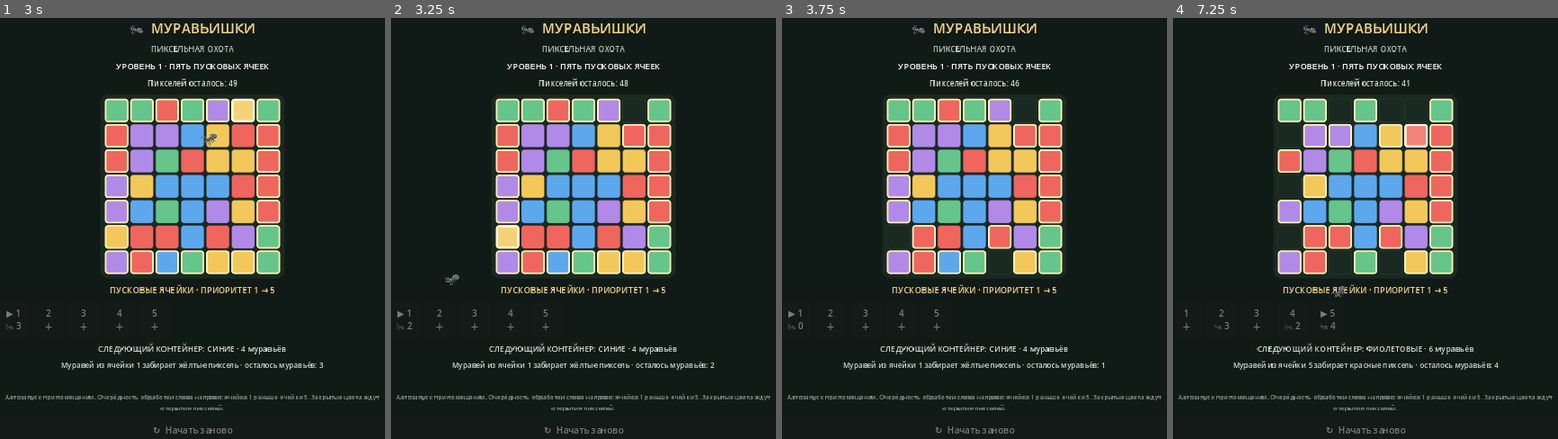
Above: before the commit, frames 1-4 (left to right).
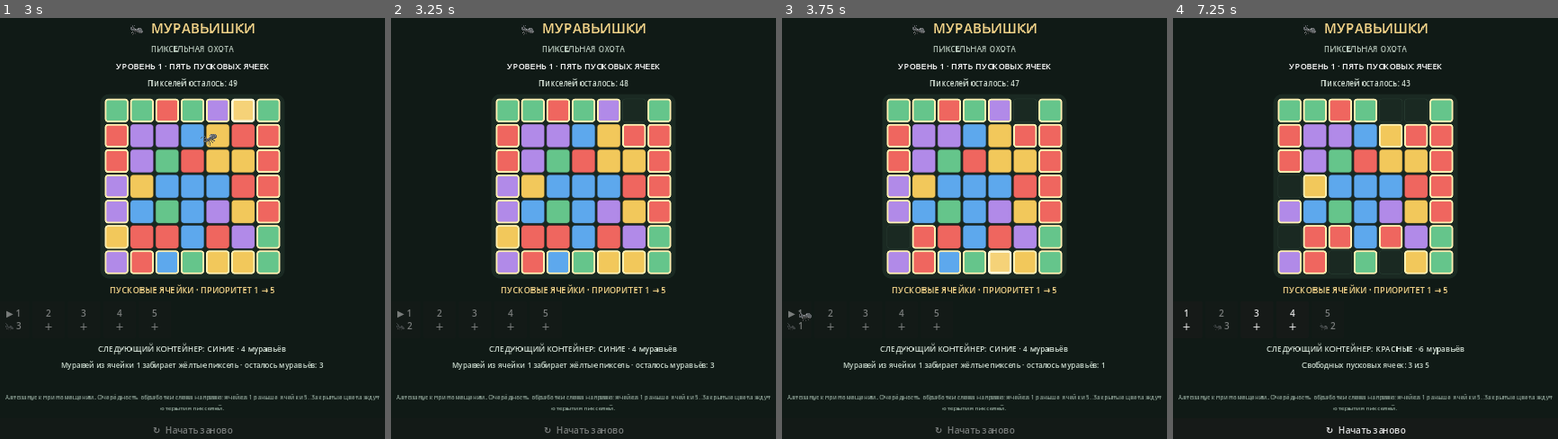
Above: after the commit, the same moments.

Repository: MaiklLX/Ants-Pixel-Hunt
Game: Godot game, scene res://scenes/main.tscn
The game is run twice, just before and just after one commit, with the same random seed, the same clock (stepped at 60 frames per second) and the same inputs.
Inputs (mouse positions are in pixels of both pictures, inside the frame that each line leads up to):
- Up to frame 1 (3 s): click "↻ Начать заново" at 0.5 s; click "↻ Начать заново" at 1.25 s; click "↻ Начать заново" at 2 s; click "1 ＋" at 2.75 s
- Up to frame 2 (3.25 s): no input
- Up to frame 3 (3.75 s): no input
- Up to frame 4 (7.25 s): click "2 ＋" at 4.25 s; click "3 ＋" at 5 s; click (1292, 321) at 5.75 s, where only the run before the commit has a clickable "4 ＋"; click "5 ＋" at 6.5 s

Frame 1 is identical in both runs. In frame 2, 0.4% of the frame differs, in the area x 14-85%, y 49-84%; in frame 3, 0.5%; in frame 4, 2.6%, in the area x 2-85%, y 14-99%.

Commit message:
KT-009: add pixel pickup pop effect

Diff:
--- a/scripts/main.gd
+++ b/scripts/main.gd
@@ -313,6 +313,7 @@
 				activity_text = "Муравей из ячейки %d забирает %s пиксель · осталось муравьёв: %d" % [i + 1, NAMES[str(container.color)].to_lower(), int(container.ants)]
 				_refresh()
 				await _animate_ant_to_pixel(i, target)
+				await _animate_pixel_pickup(target)
 				board[target.y][target.x] = ""
 				remaining -= 1
 				container.ants = int(container.ants) - 1
@@ -375,6 +376,21 @@
 	if is_instance_valid(ant):
 		ant.queue_free()
 
+
+func _animate_pixel_pickup(target: Vector2i) -> void:
+	var target_index := target.y * SIZE + target.x
+	if target_index < 0 or target_index >= board_grid.get_child_count():
+		return
+	var tile := board_grid.get_child(target_index) as Control
+	if tile == null:
+		return
+	tile.pivot_offset = tile.size * 0.5
+	var tween := create_tween()
+	tween.set_parallel(true)
+	tween.tween_property(tile, "scale", Vector2(0.12, 0.12), 0.12).set_trans(Tween.TRANS_BACK).set_ease(Tween.EASE_IN)
+	tween.tween_property(tile, "modulate:a", 0.0, 0.12).set_trans(Tween.TRANS_SINE).set_ease(Tween.EASE_IN)
+	await tween.finished
+
 func _is_defeat() -> bool:
 	if _free_slot_count() > 0:
 		return false
